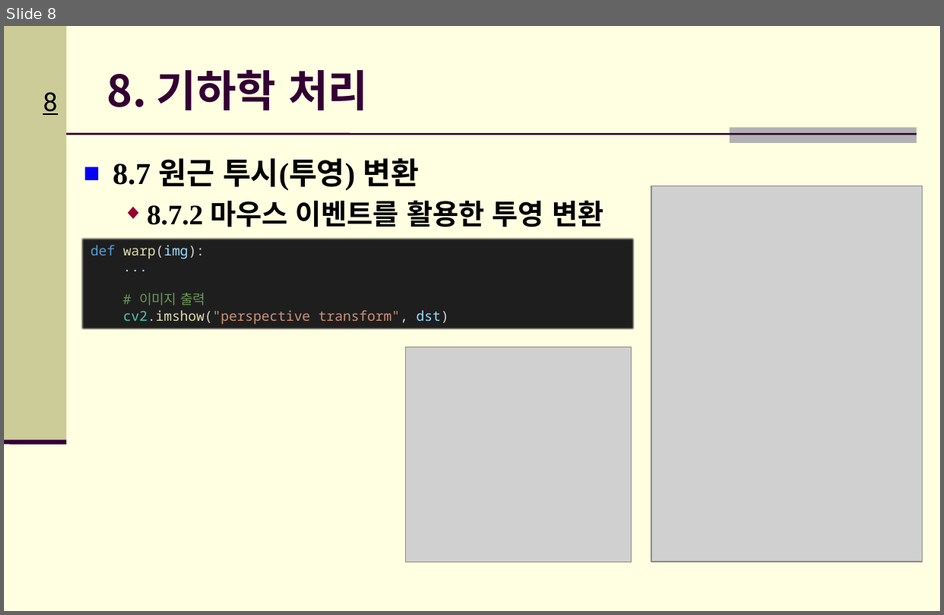
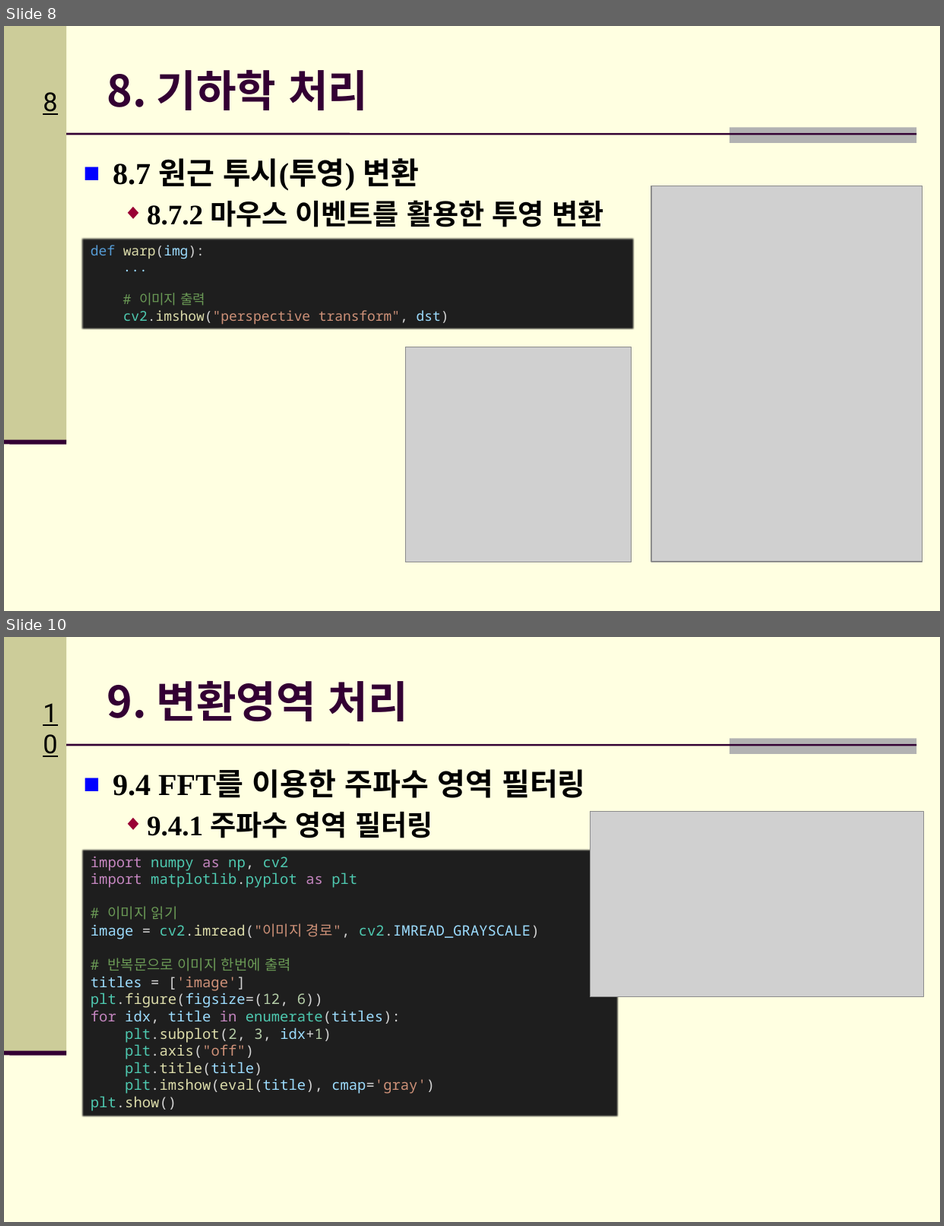
Before and after one commit to Hitbee-dev/OpenCV-Python, a slide deck: 2022-12-06/documents/CH_08 기하학 처리 & CH_09 변환영역 처리.pptx. Shown one above the other, each under a label of ours: slide 8 before the commit, slides 8 and 10 after it; the slides between them are not shown. The pictures are 944x615 and 944x1226 pixels, drawn with LibreOffice and Linux fonts; fonts in the diff are those of the drawing; grey boxes stand for pictures; background and template pictures are left out. Boxes give left, top, right and bottom in pixels: in the first picture for what was removed or moved away, otherwise in the second. Text is boxed around its words. In the diff, an @@ line names an element or a change of style, - is before the commit and + after.

Commit message:
:memo: Update: CH_09 변환 영역 처리 PPT 자료 추가

```diff
--- a/2022-12-06/documents/CH_08 기하학 처리 & CH_09 변환영역 처리.pptx
+++ b/2022-12-06/documents/CH_08 기하학 처리 & CH_09 변환영역 처리.pptx
@@ slide 10 added at box(4, 637, 940, 1222), background #FFFFE1; not listed: 5 template elements that a slide beside it also shows @@
@@ title added at box(107, 681, 408, 721), 33.3 pt, text #330033, bold @@
+9. 변환영역 처리
@@ text added at box(113, 769, 586, 838), 23.3 pt, text #000000, bold @@
+■ 9.4 FFT를 이용한 주파수 영역 필터링
+  ◆ 9.4.1 주파수 영역 필터링
@@ picture added at box(590, 812, 924, 997) @@
@@ rectangle added at box(82, 848, 620, 1118), fill #1E1E1E, 11 pt, text #9CDCFE @@
+import numpy as np, cv2
+import matplotlib.pyplot as plt
+# 이미지 읽기
+image = cv2.imread("이미지 경로", cv2.IMREAD_GRAYSCALE)
+# 반복문으로 이미지 한번에 출력
+titles = ['image']
+plt.figure(figsize=(12, 6))
+for idx, title in enumerate(titles):
+plt.subplot(2, 3, idx+1)
+plt.axis("off")
+plt.title(title)
+plt.imshow(eval(title), cmap='gray')
+plt.show()
```
Also in this commit, not shown: 10 other slides added.
